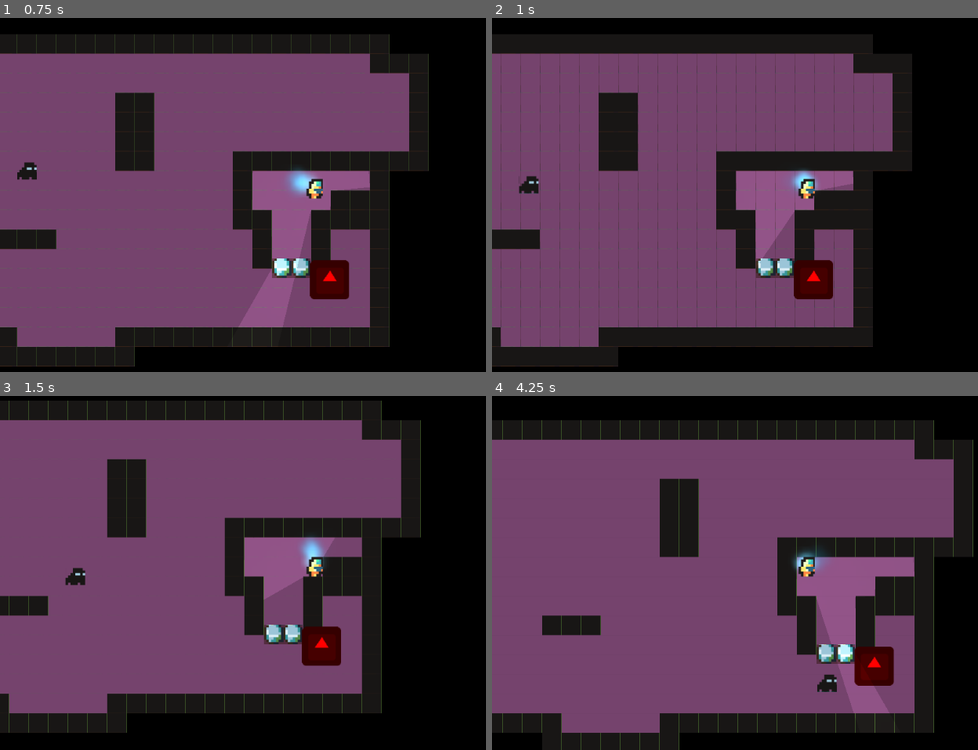
Above: before the commit, frames 1-4 (two rows, left to right).
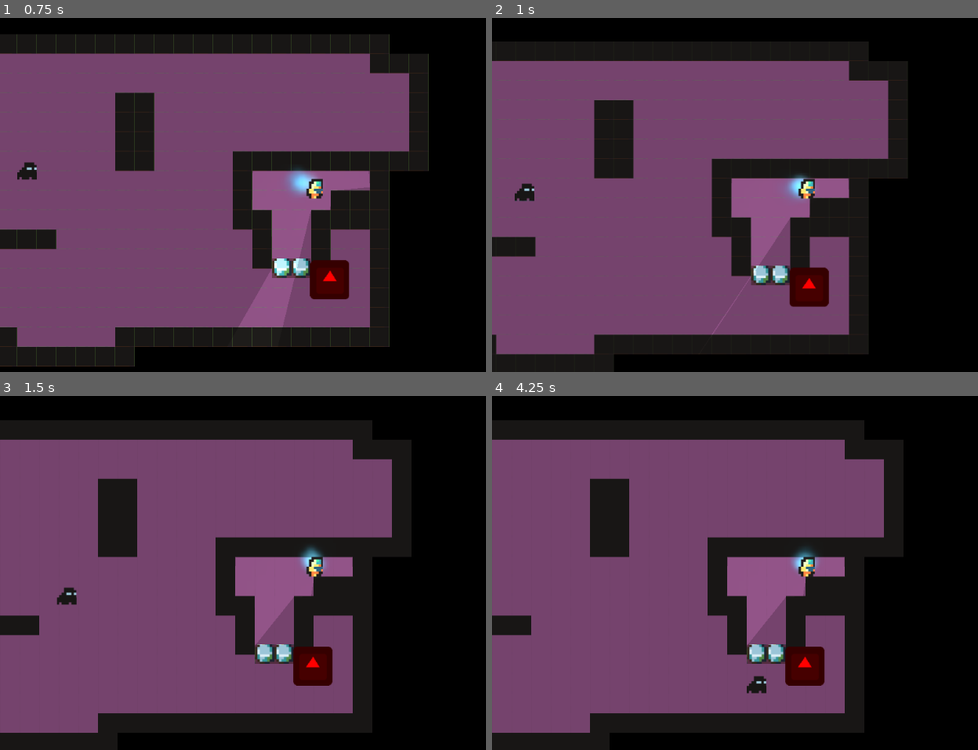
Above: after the commit, the same moments.

Repository: MxAshUp/godot-wild-jam-2
Game: Godot game, scene res://PrototypeScenes/GameplayIntegration/AFullStage.tscn
Same seed, same stepped clock (60 frames per second), same inputs: the game is played once before the commit and once after it. This scene is started directly instead of the project's main scene. The engine's default icon, where the game draws it, is replaced by a stand-in: a white triangle on a blue panel in a dark square.
Inputs:
- Up to frame 1 (0.75 s): hold Right (ui_right) from 0.53 s (still down); tap Ctrl (interact) at 0.6 s
- Up to frame 2 (1 s): keep holding Right (ui_right); tap Space (jump) at 0.77 s
- Up to frame 3 (1.5 s): release Right (ui_right) at 1.28 s; hold Down (ui_down) from 1.28 s (still down); tap Ctrl (interact) at 1.35 s
- Up to frame 4 (4.25 s): tap Space (jump) at 1.52, 3.02, 3.77 s; release Down (ui_down) at 2.03 s; hold Right (ui_right) 2.03-2.78 s; tap Ctrl (interact) at 2.1, 2.85, 3.6 s; hold Up (ui_up) 2.78-3.53 s; hold Left (ui_left) from 3.53 s (still down)

Frame 1 is identical in both runs. In frame 2, 11% of the frame differs, in the area x 0-87%, y 9-100%; in frame 3, 22%; in frame 4, 24%, in the area x 0-100%, y 6-100%.
Error in both runs: Invalid call. Nonexistent function 'get_signal_list' in base 'Nil'. (res://LevelComponents/Hostage.gd:151)

Commit message:
Updated collision shapes for guard and hostage

Diff:
--- a/LevelComponents/Guard.tscn
+++ b/LevelComponents/Guard.tscn
@@ -7,7 +7,7 @@
 [sub_resource type="CircleShape2D" id=1]
 
 custom_solver_bias = 0.0
-radius = 20.0
+radius = 16.0
 
 [sub_resource type="Animation" id=2]
 
--- a/LevelComponents/Hostage.tscn
+++ b/LevelComponents/Hostage.tscn
@@ -1,13 +1,18 @@
-[gd_scene load_steps=5 format=2]
+[gd_scene load_steps=6 format=2]
 
 [ext_resource path="res://LevelComponents/Hostage.gd" type="Script" id=1]
 [ext_resource path="res://LevelComponents/SpiritParticles.tscn" type="PackedScene" id=2]
 [ext_resource path="res://Assets/placeholder-tiles.png" type="Texture" id=3]
 
-[sub_resource type="RectangleShape2D" id=1]
+[sub_resource type="CircleShape2D" id=2]
 
 custom_solver_bias = 0.0
-extents = Vector2( 14.4755, 15.8913 )
+radius = 16.0
+
+[sub_resource type="CircleShape2D" id=3]
+
+custom_solver_bias = 0.0
+radius = 20.0
 
 [node name="Hostage" type="KinematicBody2D"]
 input_pickable = false
@@ -24,7 +29,8 @@
 emitting = false
 
 [node name="Col" type="CollisionShape2D" parent="."]
-shape = SubResource( 1 )
+visible = false
+shape = SubResource( 2 )
 _sections_unfolded = [ "shape" ]
 
 [node name="CharacterSprite" type="Sprite" parent="."]
@@ -47,7 +53,8 @@
 _sections_unfolded = [ "Collision" ]
 
 [node name="Col2" type="CollisionShape2D" parent="DieDetections"]
-shape = SubResource( 1 )
+visible = false
+shape = SubResource( 3 )
 _sections_unfolded = [ "shape" ]
 
 [connection signal="body_entered" from="DieDetections" to="." method="_on_DieDetections_body_entered"]
